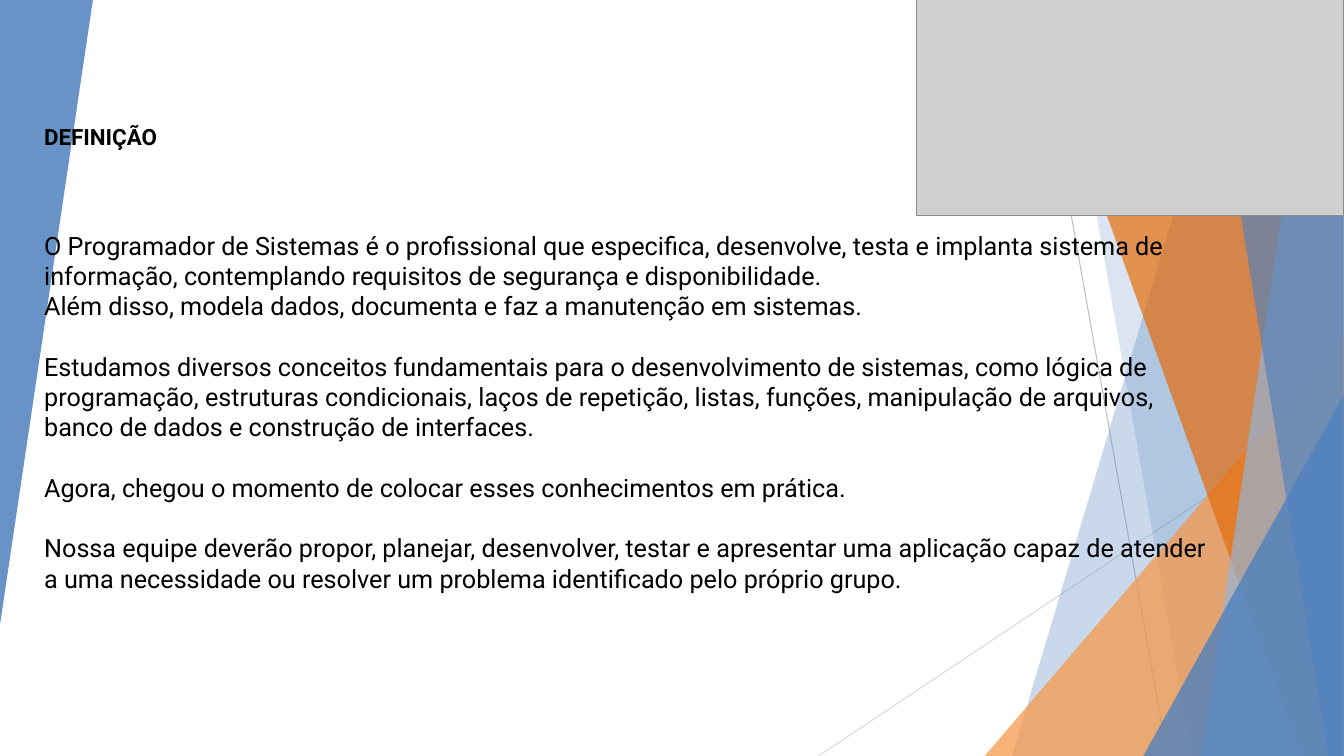
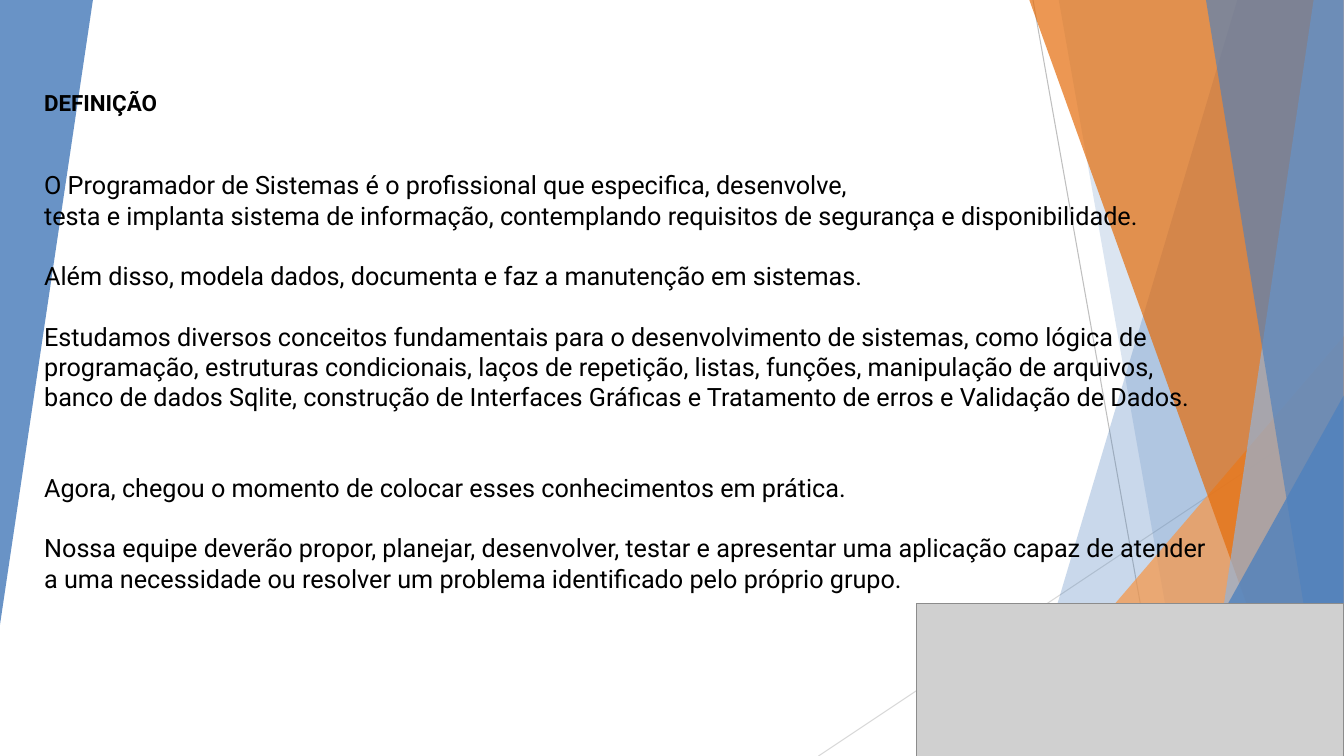
Before and after one commit to almird863/projeto-sistemas-final-reservas, a slide deck: slide 2 of documentos/PROJETO INTEGRADOR.pptx. Drawn at 1344x756 pixels with LibreOffice and Linux fonts; fonts in the diff are those of the drawing; grey boxes stand for pictures. Boxes give left, top, right and bottom in pixels: in the first picture for what was removed or moved away, otherwise in the second. Text is boxed around its words. In the diff, an @@ line names an element or a change of style, - is before the commit and + after.

Commit message:
Atualização da documentação

```diff
--- a/documentos/PROJETO INTEGRADOR.pptx
+++ b/documentos/PROJETO INTEGRADOR.pptx
@@ title at [44, 90, 1205, 594]: text changed @@
-DEFINIÇÃO
-O Programador de Sistemas é o profissional que especifica, desenvolve, testa e implanta sistema de informação, contemplando requisitos de segurança e disponibilidade.
-Além disso, modela dados, documenta e faz a manutenção em sistemas.
-Estudamos diversos conceitos fundamentais para o desenvolvimento de sistemas, como lógica de programação, estruturas condicionais, laços de repetição, listas, funções, manipulação de arquivos, banco de dados e construção de interfaces.
-Agora, chegou o momento de colocar esses conhecimentos em prática.
-Nossa equipe deverão propor, planejar, desenvolver, testar e apresentar uma aplicação capaz de atender a uma necessidade ou resolver um problema identificado pelo próprio grupo.
+DEFINIÇÃO
+O Programador de Sistemas é o profissional que especifica, desenvolve,
+testa e implanta sistema de informação, contemplando requisitos de segurança e disponibilidade.
+Além disso, modela dados, documenta e faz a manutenção em sistemas.
+Estudamos diversos conceitos fundamentais para o desenvolvimento de sistemas, como lógica de programação, estruturas condicionais, laços de repetição, listas, funções, manipulação de arquivos, banco de dados Sqlite, construção de Interfaces Gráficas e Tratamento de erros e Validação de Dados.
+Agora, chegou o momento de colocar esses conhecimentos em prática.
+Nossa equipe deverão propor, planejar, desenvolver, testar e apresentar uma aplicação capaz de atender a uma necessidade ou resolver um problema identificado pelo próprio grupo.
@@ picture: place and size @@
-picture at [917, 0, 1344, 216]
+picture at [917, 604, 1344, 756]
```
Also in this commit, not shown: 6 other slides changed, 1 slide added, 1 slide removed, 1 other file.
